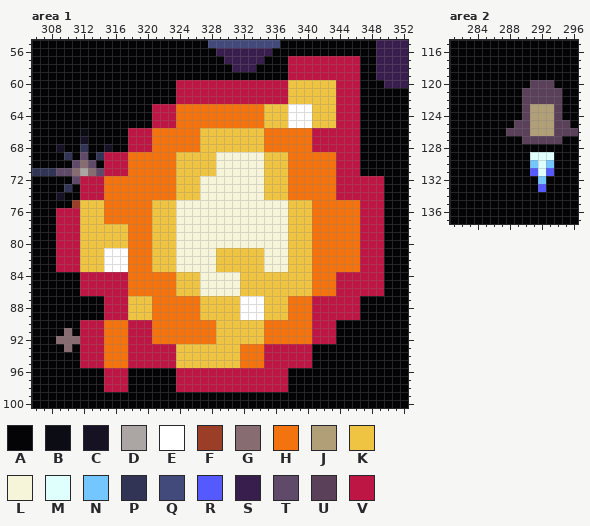
Edited in one commit: pixel-art file (mockup/screen.aseprite). Above, as it was before the edit.
480x270 pixels, 1 frame. Colours within 5 levels of each other are drawn and written as one. Shown: area 1: x 306..352, y 55..100; area 2: x 281..296, y 115..137. The commit also changed other parts of the picture, which this record leaves out.
Palette (. is transparent): A #040407  B #0c0c15  C #161224  D #aba6a3  E #ffffff  F #9b3e27  G #876c71  H #f3730e  J #b19f78  K #efc442  L #f7f5d9  M #defffb  N #74c6ff  P #313455  Q #414a7b  R #555aff  S #381e4d  T #5f4a6a  U #5a4159  V #be1644
After:
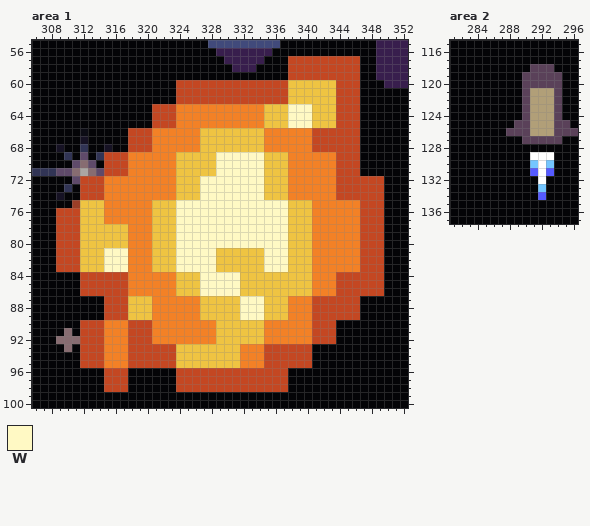
Colours new in this view: W #fff9c4
Change:
colour H: #f3730e -> #f38126
colour V: #be1644 -> #c44722
Area 1, layer "VFX":
y 63..65: x 338..340 EEE -> WWW
y 69..71: x 329..334 LLLLLL -> WWWWWW
y 72..74: x 327..334 LLLLLLLL -> WWWWWWWW
y 75..80: x 324..337 LLLLLLLLLLLLLL -> WWWWWWWWWWWWWW
y 81..83: x 315..317 EEE -> WWW; x 324..328 LLLLL -> WWWWW; x 335..337 LLL -> WWW
y 84..86: x 327..331 LLLLL -> WWWWW
y 87..89: x 332..334 EEE -> WWW
Area 2, layer "VFX":
y 118: x 291..293 AAA -> UUU
y 119: x 290..294 AAAAA -> UUUUU
y 120: x 290 A -> U; x 294 A -> U
y 121..122: x 291..293 UUU -> JJJ
y 129: x 291..293 MMM -> EEE
y 130..131: x 292 M -> E
y 132: x 292 N -> E
y 133: x 292 R -> N
y 134: x 292 A -> R
